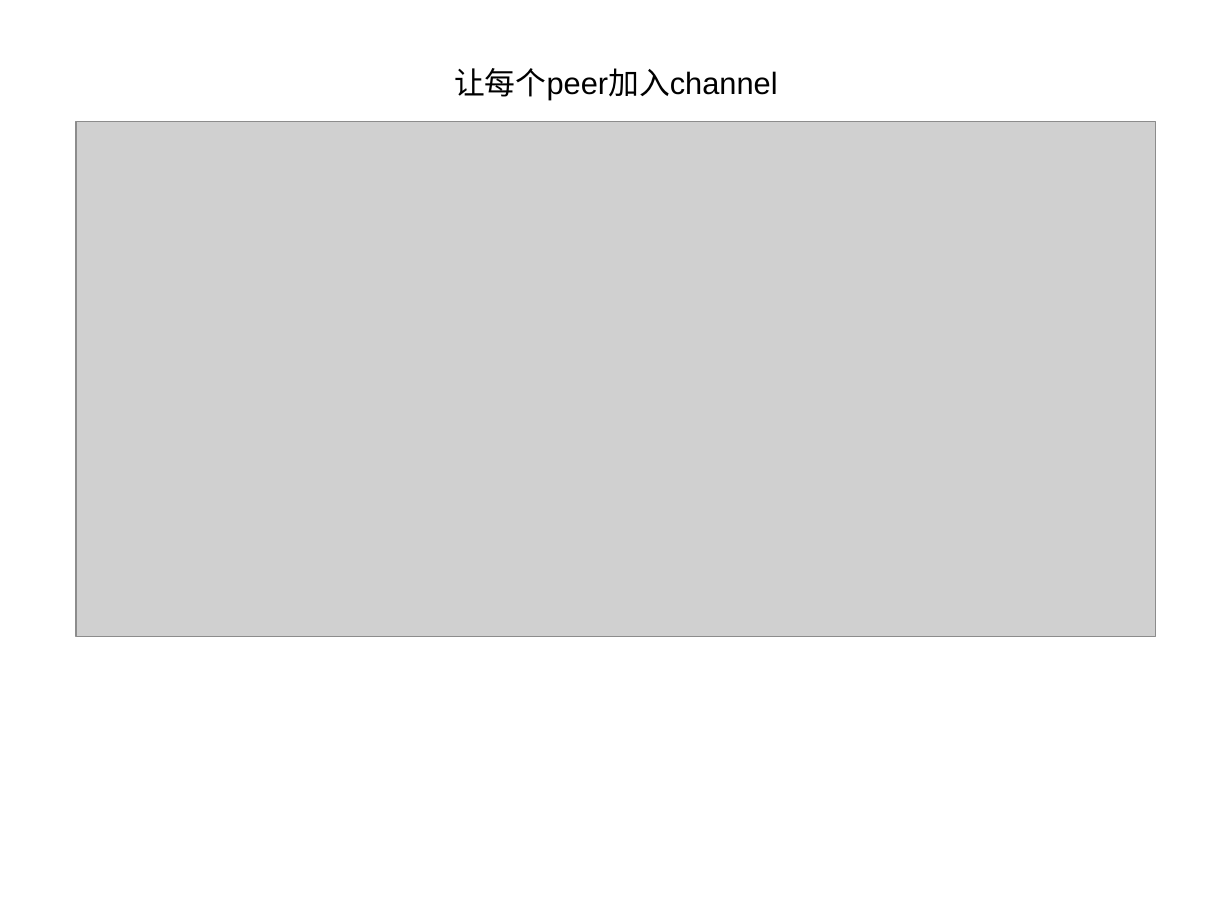
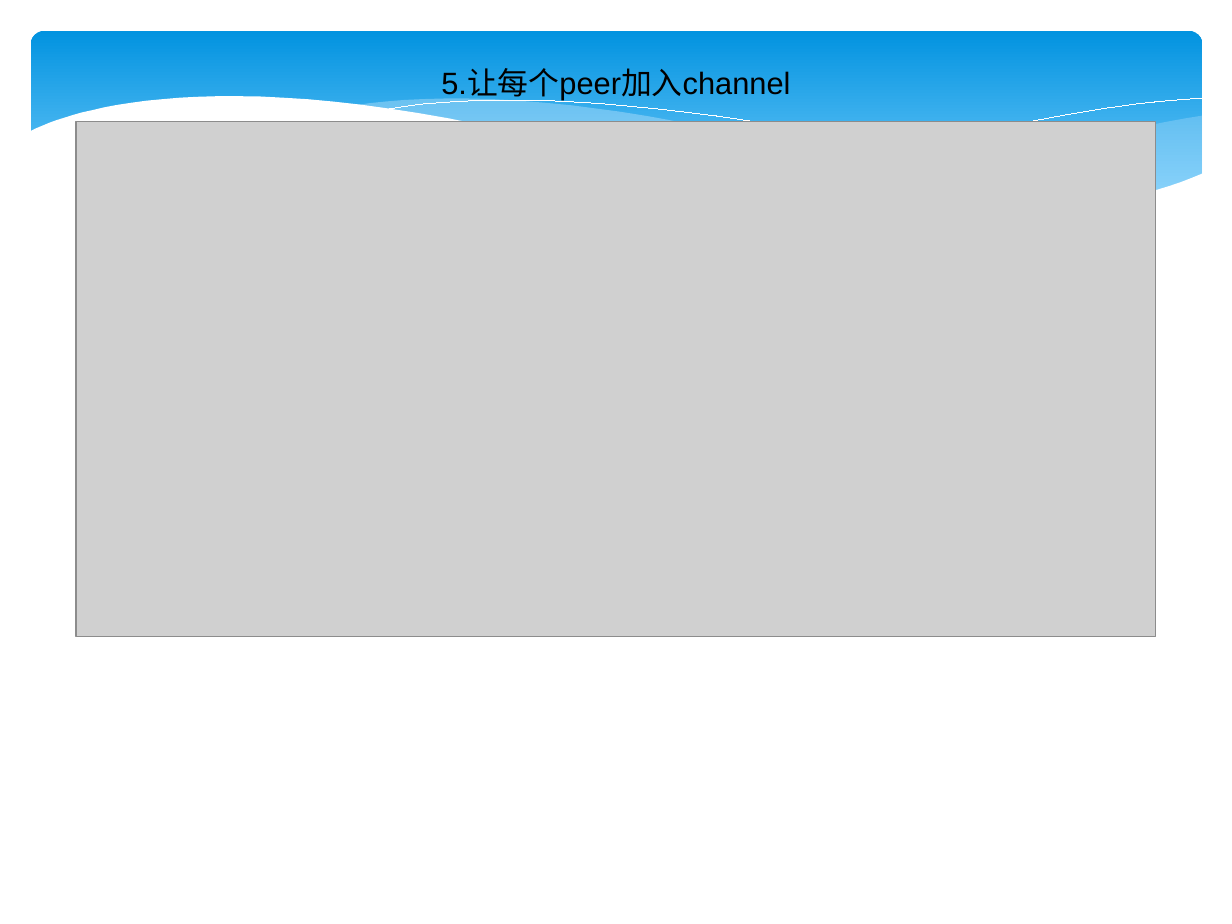
Before and after one commit to 382303784/hyperledger-fabric, a slide deck: slide 15 of fabric.ppt. Drawn at 1232x924 pixels with LibreOffice and Linux fonts; fonts in the diff are those of the drawing; grey boxes stand for pictures. Boxes give left, top, right and bottom in pixels: in the first picture for what was removed or moved away, otherwise in the second. Text is boxed around its words. In the diff, an @@ line names an element or a change of style, - is before the commit and + after.

```diff
--- a/fabric.ppt
+++ b/fabric.ppt
@@ rounded rectangle added at <box>31,31,1202,223</box>, fill gradient #0293E0 to #83D3FE @@
@@ text at <box>441,70,790,100</box>: text changed @@
-让每个peer加入channel
+5.让每个peer加入channel
@@ group added at <box>28,96,1204,276</box>: 5 freeform shapes @@
```
Also in this commit, not shown: 19 other slides changed, 4 slides added, 1 slide removed, 1 other file.
